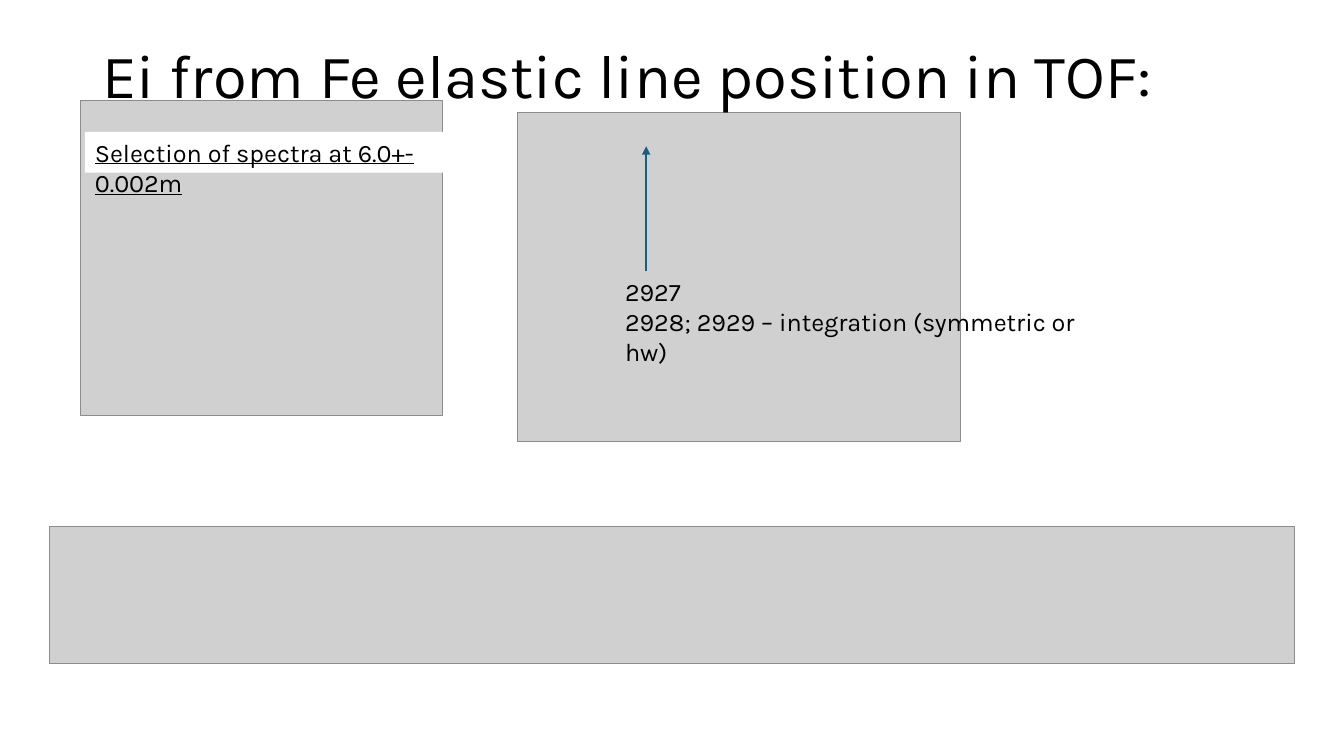
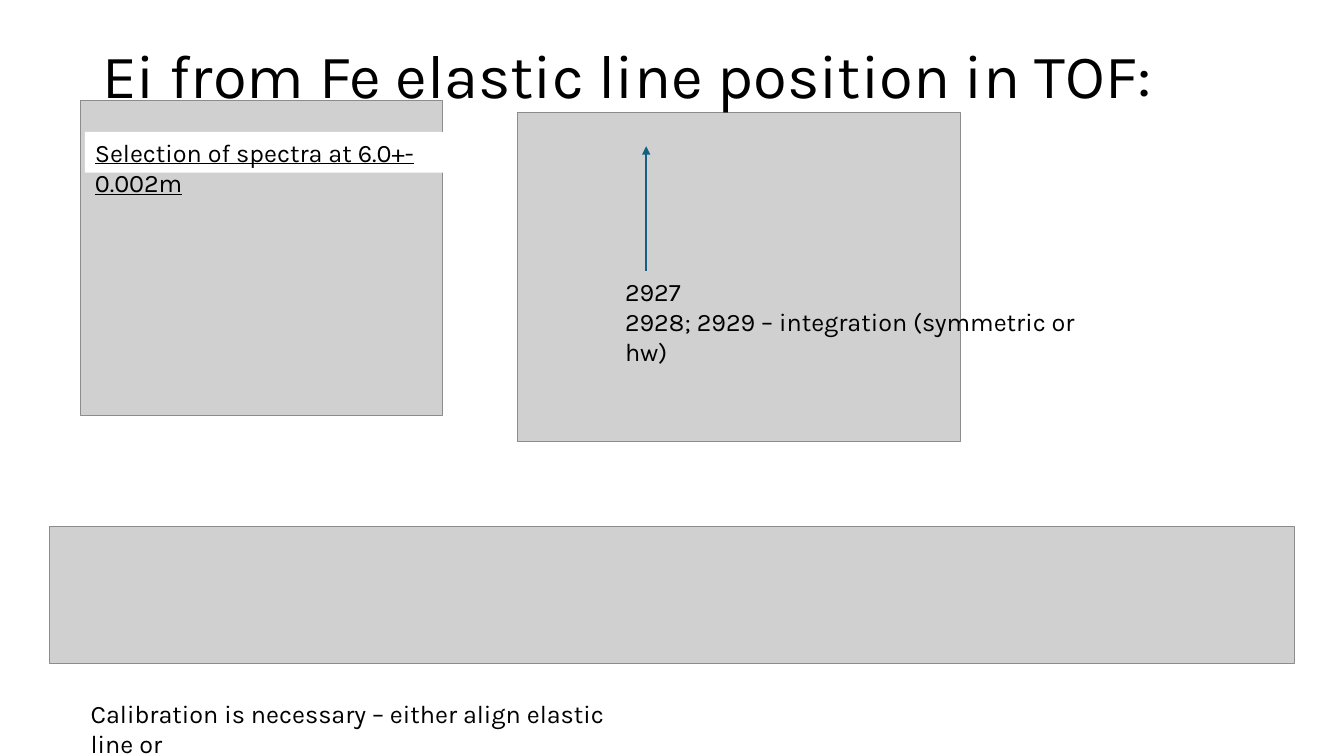
Before and after one commit to abuts/Fe, a slide deck: slide 6 of Data/sources/reduction/Mantid_nxspe_2024/cycle10_02/EiAndElasticLineForRuns_TOF.pptx. Drawn at 1344x756 pixels with LibreOffice and Linux fonts; fonts in the diff are those of the drawing; grey boxes stand for pictures. Boxes give left, top, right and bottom in pixels: in the first picture for what was removed or moved away, otherwise in the second. Text is boxed around its words. In the diff, an @@ line names an element or a change of style, - is before the commit and + after.

Commit message:
clarified incident energy and elastic line location for Ei=200meV 10_02

```diff
--- a/Data/sources/reduction/Mantid_nxspe_2024/cycle10_02/EiAndElasticLineForRuns_TOF.pptx
+++ b/Data/sources/reduction/Mantid_nxspe_2024/cycle10_02/EiAndElasticLineForRuns_TOF.pptx
@@ text added at (91, 705, 604, 754), 18 pt, text #000000 @@
+Calibration is necessary – either align elastic line or
```
Also in this commit, not shown: 3 other files.
